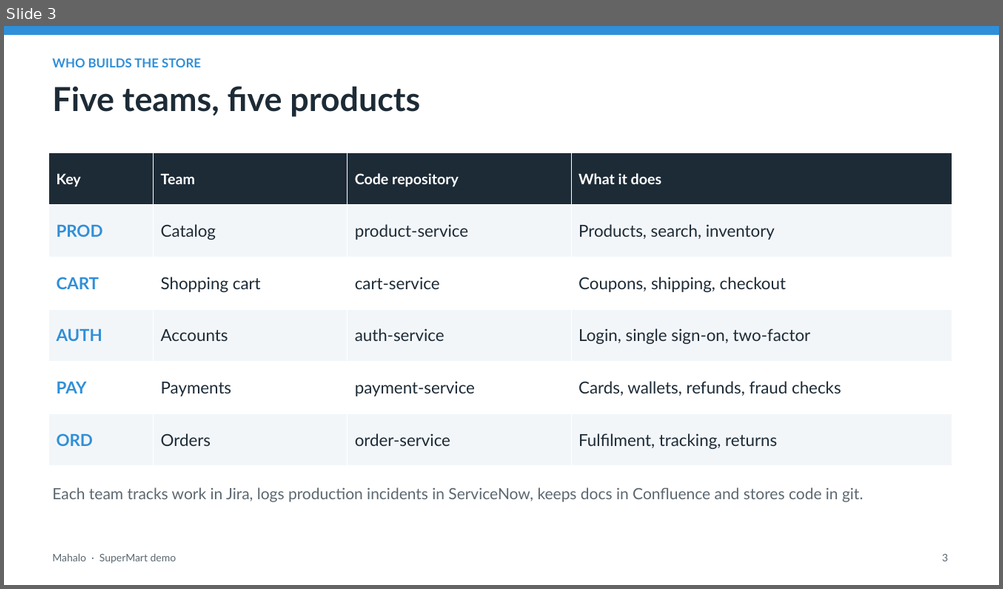
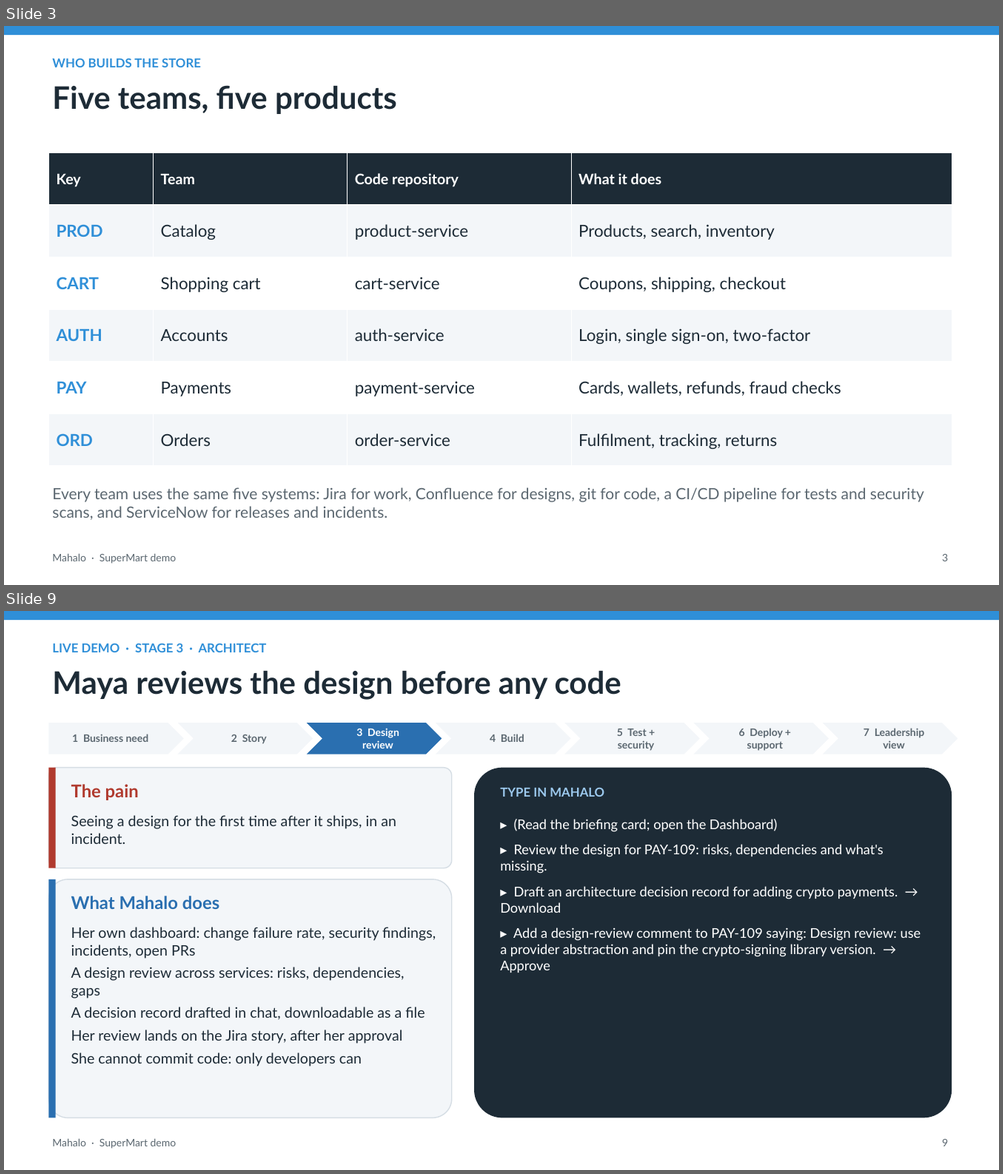
Before and after one commit to tjblavakumar/mahalo-agentcore, a slide deck: docs/Mahalo_SuperMart_Demo.pptx. Shown one above the other, each under a label of ours: slide 3 before the commit, slides 3 and 9 after it; the slides between them are not shown. The pictures are 1003x589 and 1003x1174 pixels, drawn with LibreOffice and Linux fonts; fonts in the diff are those of the drawing. Boxes give left, top, right and bottom in pixels: in the first picture for what was removed or moved away, otherwise in the second. Text is boxed around its words. In the diff, an @@ line names an element or a change of style, - is before the commit and + after.

Commit message:
docs: deck and demo script follow one feature (PAY-109) end to end with all four personas, CI/CD and the login briefing

```diff
--- a/docs/Mahalo_SuperMart_Demo.pptx
+++ b/docs/Mahalo_SuperMart_Demo.pptx
@@ slide 9 added at [4, 611, 999, 1170], background #FFFFFF @@
@@ rectangle added at [4, 611, 999, 620], fill #2F8FD8 @@
@@ text added at [52, 643, 267, 652], 12 pt, text #2F8FD8, bold @@
+LIVE DEMO · STAGE 3 · ARCHITECT
@@ text added at [52, 670, 621, 700], 30 pt, text #1D2B36, bold @@
+Maya reviews the design before any code
@@ pentagon arrow added at [48, 723, 184, 755], fill #F3F6F9, 10 pt, text #5B6770, bold @@
+1 Business need
@@ chevron added at [178, 723, 313, 755], fill #F3F6F9, 10 pt, text #5B6770, bold @@
+2 Story
@@ chevron added at [307, 723, 442, 755], fill #2A6FB0, 10 pt, text #FFFFFF, bold @@
+3 Design review
@@ chevron added at [436, 723, 571, 755], fill #F3F6F9, 10 pt, text #5B6770, bold @@
+4 Build
@@ chevron added at [564, 723, 700, 755], fill #F3F6F9, 10 pt, text #5B6770, bold @@
+5 Test + security
@@ chevron added at [694, 723, 828, 755], fill #F3F6F9, 10 pt, text #5B6770, bold @@
+6 Deploy + support
@@ chevron added at [822, 723, 958, 755], fill #F3F6F9, 10 pt, text #5B6770, bold @@
+7 Leadership view
@@ rounded rectangle added at [48, 768, 452, 869], fill #F3F6F9, outline #D5DDE4 1 pt @@
@@ rectangle added at [48, 768, 56, 869], fill #B03A2E @@
@@ text added at [71, 784, 139, 800], 17 pt, text #B03A2E, bold @@
+The pain
@@ rounded rectangle added at [474, 768, 951, 1119], fill #1D2B36 @@
@@ text added at [500, 787, 604, 797], 12 pt, text #9CC9EE, bold @@
+TYPE IN MAHALO
@@ text added at [71, 815, 396, 844], 14 pt, text #1D2B36 @@
+Seeing a design for the first time after it ships, in an incident.
@@ text added at [500, 819, 921, 973], 13 pt, text #FFFFFF @@
+▸ (Read the briefing card; open the Dashboard)
+▸ Review the design for PAY-109: risks, dependencies and what's missing.
+▸ Draft an architecture decision record for adding crypto payments. → Download
+▸ Add a design-review comment to PAY-109 saying: Design review: use a provider abstraction and pin the crypto-signing library version. → Approve
@@ rounded rectangle added at [48, 880, 452, 1119], fill #F3F6F9, outline #D5DDE4 1 pt @@
@@ rectangle added at [48, 880, 56, 1119], fill #2A6FB0 @@
@@ text added at [71, 896, 219, 909], 17 pt, text #2A6FB0, bold @@
+What Mahalo does
@@ text added at [71, 927, 435, 1067], 14 pt, text #1D2B36 @@
+Her own dashboard: change failure rate, security findings, incidents, open PRs
+A design review across services: risks, dependencies, gaps
+A decision record drafted in chat, downloadable as a file
+Her review lands on the Jira story, after her approval
+She cannot commit code: only developers can
@@ text added at [52, 1139, 176, 1149], 10 pt, text #5B6770 @@
+Mahalo · SuperMart demo
@@ text added at [942, 1139, 948, 1147], 10 pt, text #5B6770 @@
+9
@@ slide 3 changed as well @@
@@ text "Five teams, five products" at [52, 85, 397, 114]: size 32 to 30 pt @@
@@ text at [52, 488, 924, 520]: text changed @@
-Each team tracks work in Jira, logs production incidents in ServiceNow, keeps docs in Confluence and stores code in git.
+Every team uses the same five systems: Jira for work, Confluence for designs, git for code, a CI/CD pipeline for tests and security scans, and ServiceNow for releases and incidents.
```
Also in this commit, not shown: 9 other slides changed, 4 other slides added, 2 slides removed, 5 other files.
